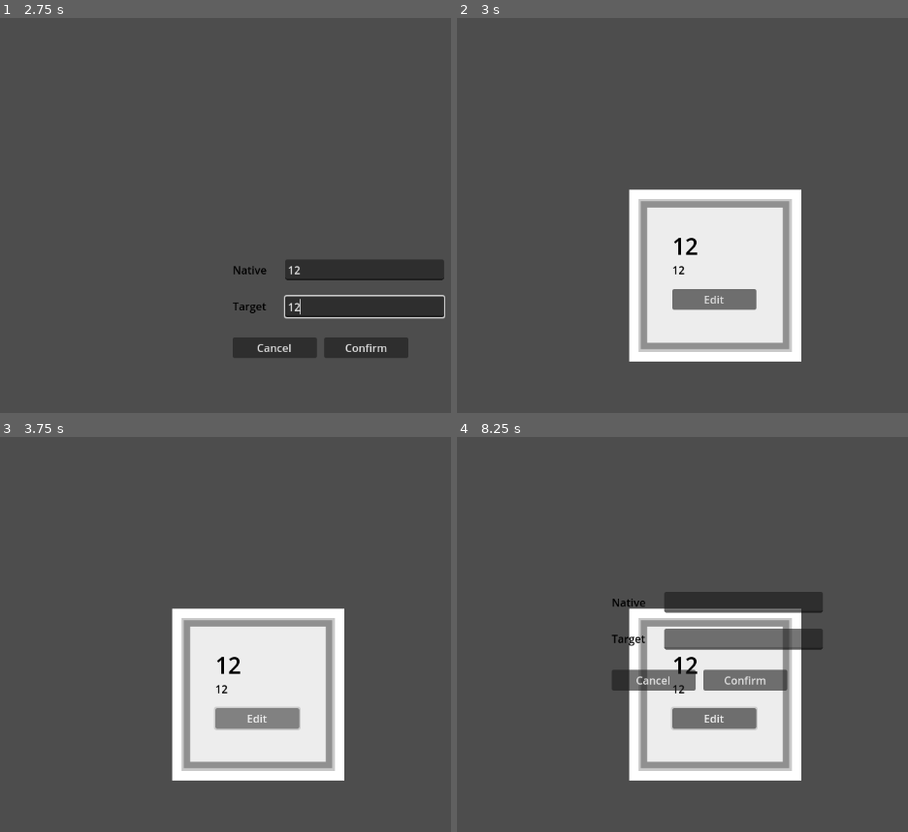
Above: before the commit, frames 1-4 (two rows, left to right).
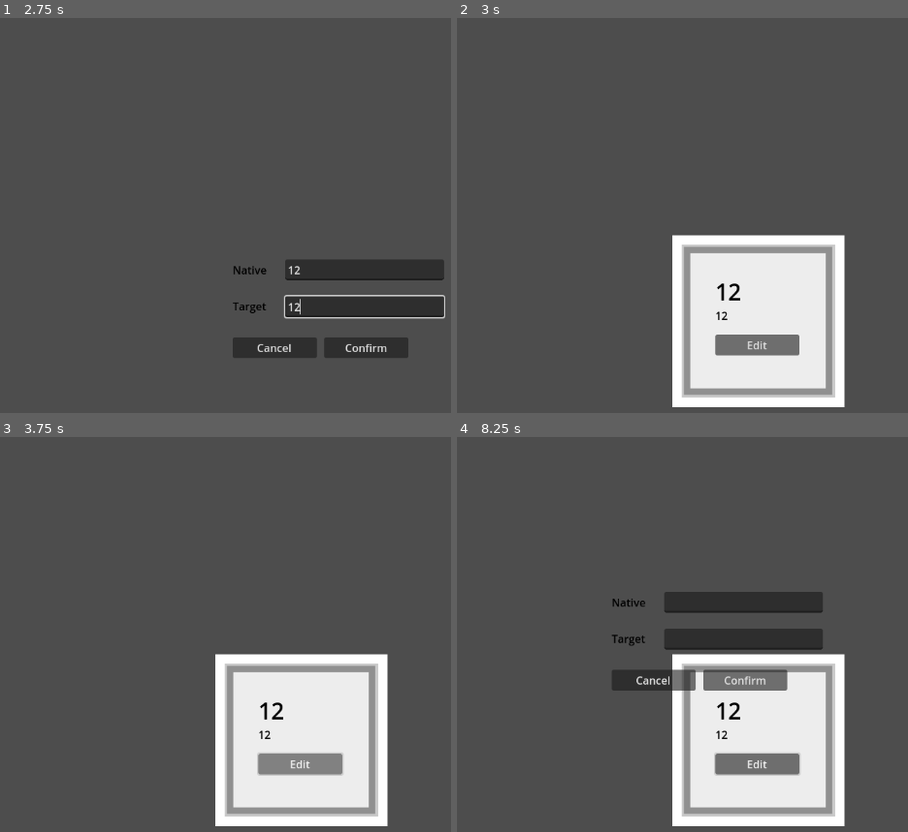
Above: after the commit, the same moments.

Repository: koljapluemer/vocab-city
Game: Godot game, scene res://scenes/map.tscn
The game is run twice, just before and just after one commit, with the same random seed, the same clock (stepped at 60 frames per second) and the same inputs.
Inputs (mouse positions are in pixels of both pictures, inside the frame that each line leads up to):
- Up to frame 1 (2.75 s): tap Enter at 0.5 s; move the mouse to (outside the picture) at 0.52 s; tap Up (camera_up, bound only after the commit) at 0.6, 1.55 s; tap Space at 1.25 s; move the mouse to (234, 258) at 1.27 s; click (234, 258) at 1.35 s; click (365, 270) at 2.02 s; type "12" at 2.1 s; click (365, 306) at 2.25 s; type "12" at 2.33 s
- Up to frame 2 (3 s): click "Confirm" at 2.75 s
- Up to frame 3 (3.75 s): click "Edit" at 3.5 s
- Up to frame 4 (8.25 s): click "Edit" at 4.25 s; click "Edit" at 5 s; tap Enter at 5.75, 7.25 s; move the mouse to (outside the picture) at 5.77 s; right-click (outside the picture) at 5.85 s; tap Up (camera_up, bound only after the commit) at 6.05, 6.6, 7.35 s; tap Space at 6.5, 8 s; move the mouse to (804, 741) at 6.52 s; move the mouse to (outside the picture) at 7.27 s; move the mouse to (610, 591) at 8.02 s; click (610, 591) at 8.1 s

Frame 1 is identical in both runs. In frame 2, 19% of the frame differs, in the area x 38-87%, y 43-99%; in frame 3, 19%; in frame 4, 19%.

Commit message:
add some framework for camera movement

Diff:
--- a/project.godot
+++ b/project.godot
@@ -31,6 +31,26 @@
 "events": [Object(InputEventMouseButton,"resource_local_to_scene":false,"resource_name":"","device":-1,"window_id":0,"a …(253 unchanged characters)…
 ]
 }
+camera_up={
+"deadzone": 0.5,
+"events": [Object(InputEventKey,"resource_local_to_scene":false,"resource_name":"","device":-1,"window_id":0,"alt_pressed":false,"shift_pressed":false,"ctrl_pressed":false,"meta_pressed":false,"pressed":false,"keycode":0,"physical_keycode":4194320,"key_label":0,"unicode":0,"echo":false,"script":null)
+]
+}
+camera_down={
+"deadzone": 0.5,
+"events": [Object(InputEventKey,"resource_local_to_scene":false,"resource_name":"","device":-1,"window_id":0,"alt_pressed":false,"shift_pressed":false,"ctrl_pressed":false,"meta_pressed":false,"pressed":false,"keycode":0,"physical_keycode":4194322,"key_label":0,"unicode":0,"echo":false,"script":null)
+]
+}
+camera_left={
+"deadzone": 0.5,
+"events": [Object(InputEventKey,"resource_local_to_scene":false,"resource_name":"","device":-1,"window_id":0,"alt_pressed":false,"shift_pressed":false,"ctrl_pressed":false,"meta_pressed":false,"pressed":false,"keycode":0,"physical_keycode":4194319,"key_label":0,"unicode":0,"echo":false,"script":null)
+]
+}
+camera_right={
+"deadzone": 0.5,
+"events": [Object(InputEventKey,"resource_local_to_scene":false,"resource_name":"","device":-1,"window_id":0,"alt_pressed":false,"shift_pressed":false,"ctrl_pressed":false,"meta_pressed":false,"pressed":false,"keycode":0,"physical_keycode":4194321,"key_label":0,"unicode":0,"echo":false,"script":null)
+]
+}
 
 [rendering]
 
--- /dev/null
+++ b/scenes/Camera2D.gd
@@ -0,0 +1,12 @@
+extends Camera2D
+
+
+# Called when the node enters the scene tree for the first time.
+func _ready():
+	pass # Replace with function body.
+
+
+# Called every frame. 'delta' is the elapsed time since the previous frame.
+func _process(delta):
+	if (Input.is_action_just_pressed("camera_up")):
+		print("camera should move up")
--- a/scenes/map.tscn
+++ b/scenes/map.tscn
@@ -1,7 +1,8 @@
-[gd_scene load_steps=5 format=3 uid="uid://bknmodr1i4iax"]
+[gd_scene load_steps=6 format=3 uid="uid://bknmodr1i4iax"]
 
 [ext_resource type="Texture2D" uid="uid://c7i5n5e3sl1fe" path="res://assets/big_tile.png" id="1_rkd18"]
 [ext_resource type="Script" path="res://scenes/map.gd" id="2_krrt7"]
+[ext_resource type="Script" path="res://scenes/Camera2D.gd" id="3_5phxi"]
 
 [sub_resource type="TileSetAtlasSource" id="TileSetAtlasSource_v4w4g"]
 texture = ExtResource("1_rkd18")
@@ -18,3 +19,6 @@
 tile_set = SubResource("TileSet_8lkn6")
 format = 2
 script = ExtResource("2_krrt7")
+
+[node name="Camera2D" type="Camera2D" parent="."]
+script = ExtResource("3_5phxi")
